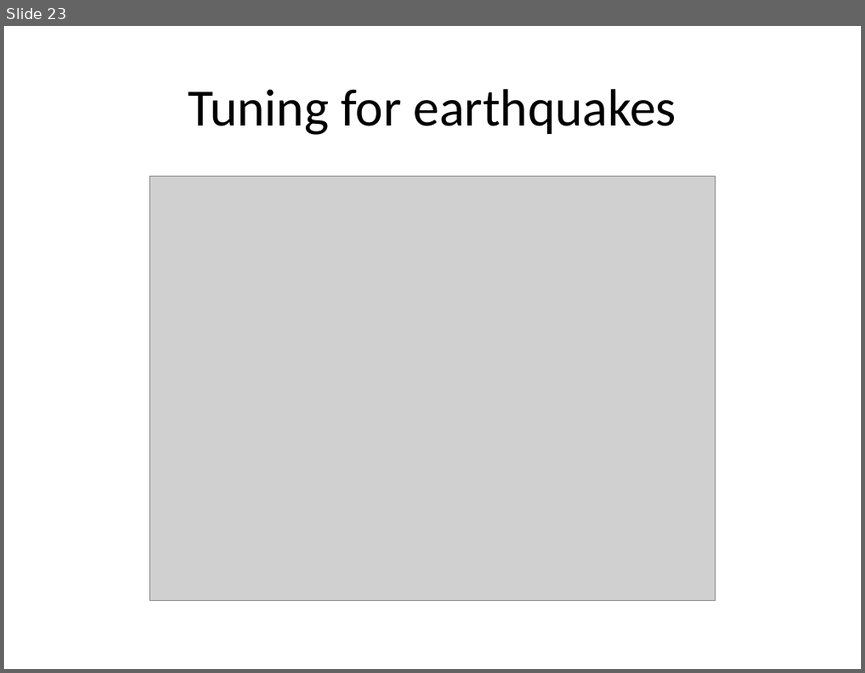
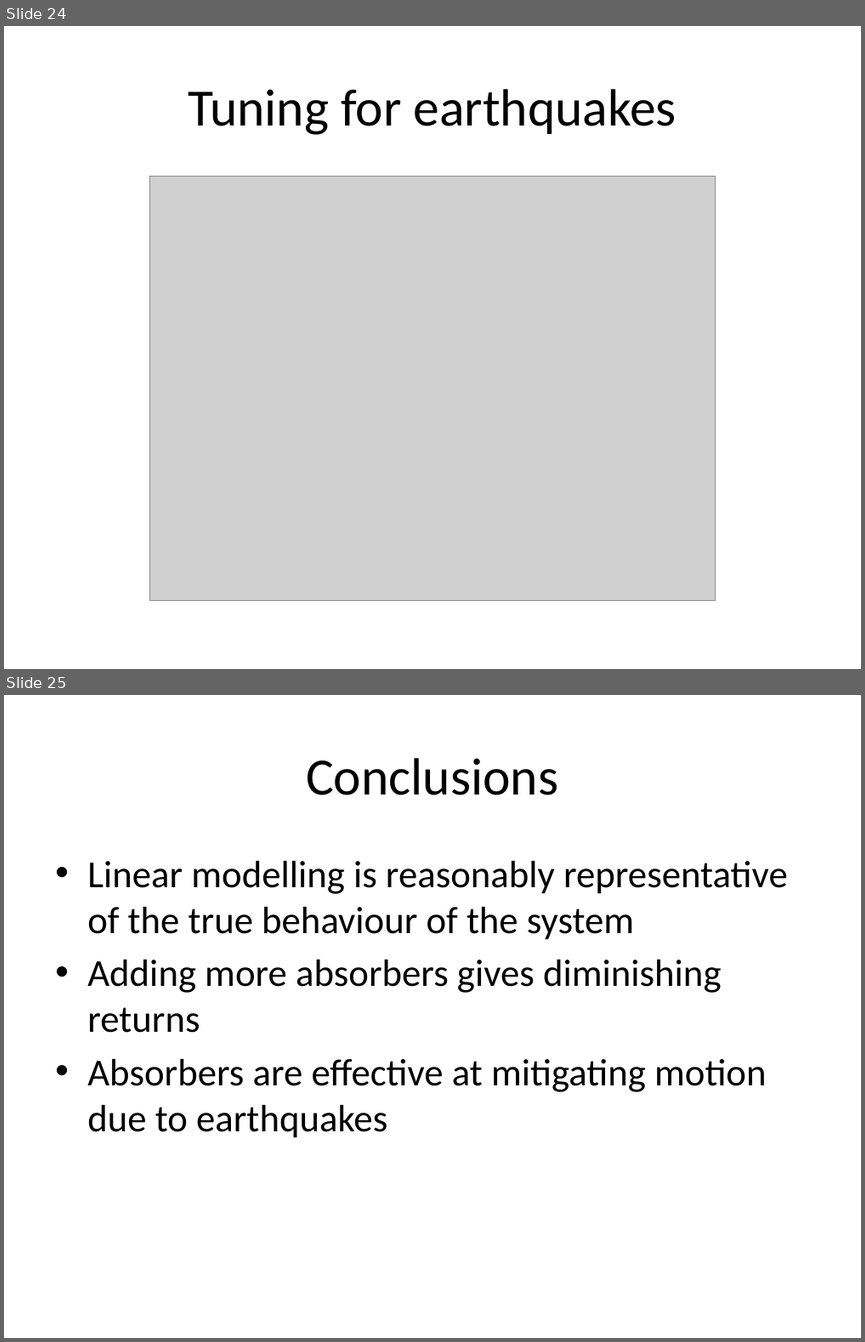
Before and after one commit to eric-wieser/cued-icw, a slide deck: powerpoint.pptx. Shown one above the other, each under a label of ours: slide 23 before the commit, slides 24 and 25 after it. The pictures are 865x673 and 865x1342 pixels, drawn with LibreOffice and Linux fonts; fonts in the diff are those of the drawing; grey boxes stand for pictures. Boxes give left, top, right and bottom in pixels: in the first picture for what was removed or moved away, otherwise in the second. Text is boxed around its words. In the diff, an @@ line names an element or a change of style, - is before the commit and + after.

```diff
--- a/powerpoint.pptx
+++ b/powerpoint.pptx
@@ slide 25 added at (4, 695, 861, 1338), background #FFFFFF @@
@@ title added at (306, 758, 558, 795), 44 pt, text #000000 @@
+Conclusions
@@ text added at (87, 861, 788, 1138), 32 pt, text #000000 @@
+• Linear modelling is reasonably representative of the true behaviour of the system
+• Adding more absorbers gives diminishing returns
+• Absorbers are effective at mitigating motion due to earthquakes
@@ what was slide 23 is now slide 24 @@
```
Also in this commit, not shown: 10 slides changed, 1 other slide added, 1 slide removed.
